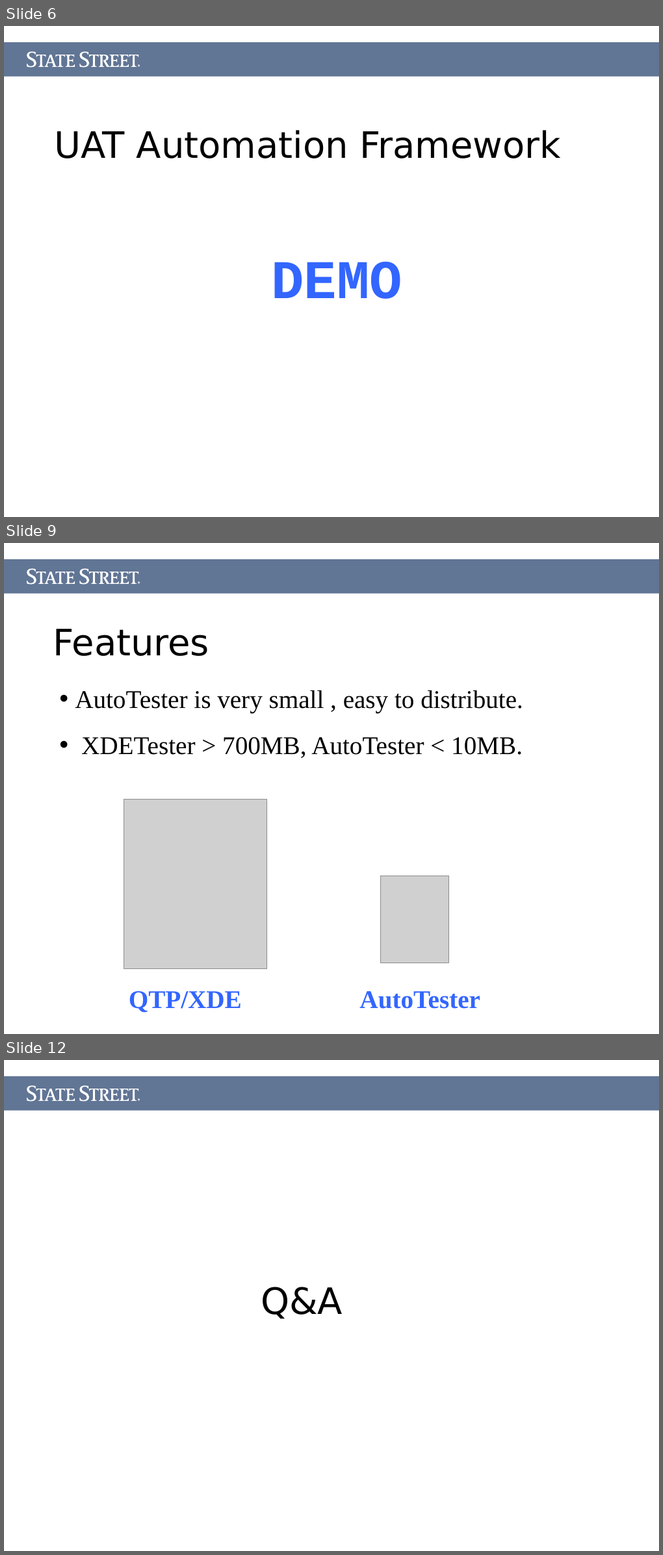
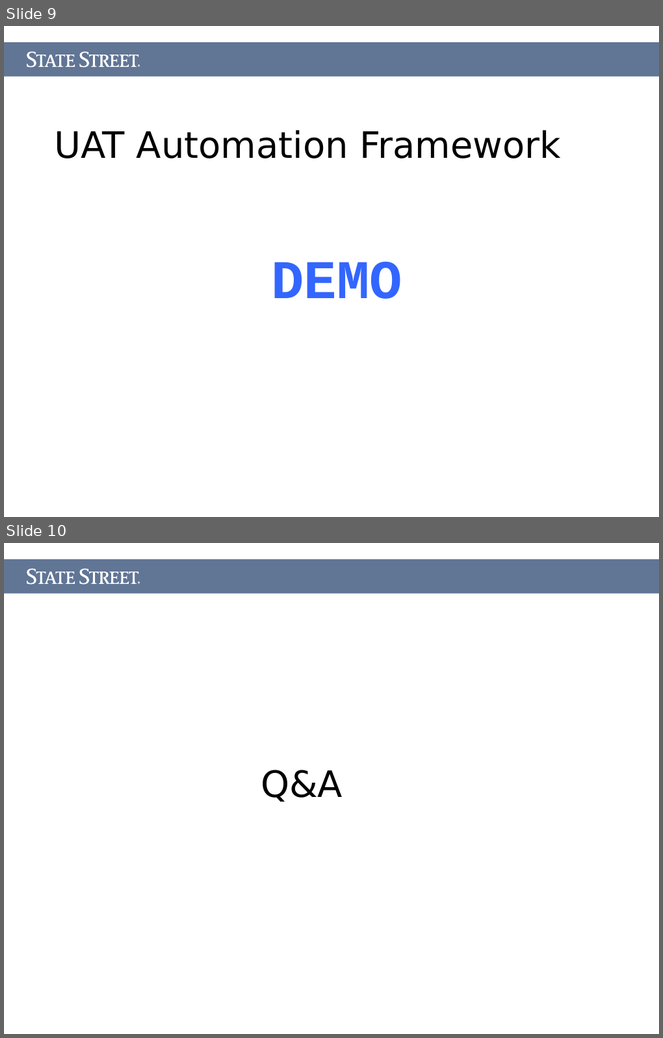
Before and after one commit to Letractively/autotester, a slide deck: Document/AutoTester.ppt. Shown one above the other, each under a label of ours: slides 6, 9 and 12 before the commit, slides 9 and 10 after it; the slides between them are not shown. The pictures are 663x1555 and 663x1038 pixels, drawn with LibreOffice and Linux fonts; fonts in the diff are those of the drawing; grey boxes stand for pictures. Boxes give left, top, right and bottom in pixels: in the first picture for what was removed or moved away, otherwise in the second. Text is boxed around its words. In the diff, an @@ line names an element or a change of style, - is before the commit and + after.

```diff
--- a/Document/AutoTester.ppt
+++ b/Document/AutoTester.ppt
@@ slide 9 removed at box(4, 543, 659, 1034), background #FFFFFF @@
@@ rectangle removed at box(4, 559, 659, 594) @@
@@ freeform shape removed at box(27, 568, 139, 585) @@
@@ freeform shape removed at box(138, 581, 140, 585) @@
@@ title removed at box(53, 629, 209, 656) @@
-Features
@@ text removed at box(75, 690, 523, 758) @@
-• AutoTester is very small , easy to distribute.
-• XDETester > 700MB, AutoTester < 10MB.
@@ picture removed at box(124, 800, 267, 969) @@
@@ picture removed at box(381, 876, 449, 963) @@
@@ text removed at box(129, 991, 242, 1013) @@
-QTP/XDE
@@ text removed at box(360, 991, 480, 1009) @@
-AutoTester
@@ what was slide 6 is now slide 9 @@
@@ what was slide 12 is now slide 10 @@
```
Also in this commit, not shown: 3 slides changed, 4 slides added, 5 other slides removed, 16 other files.
